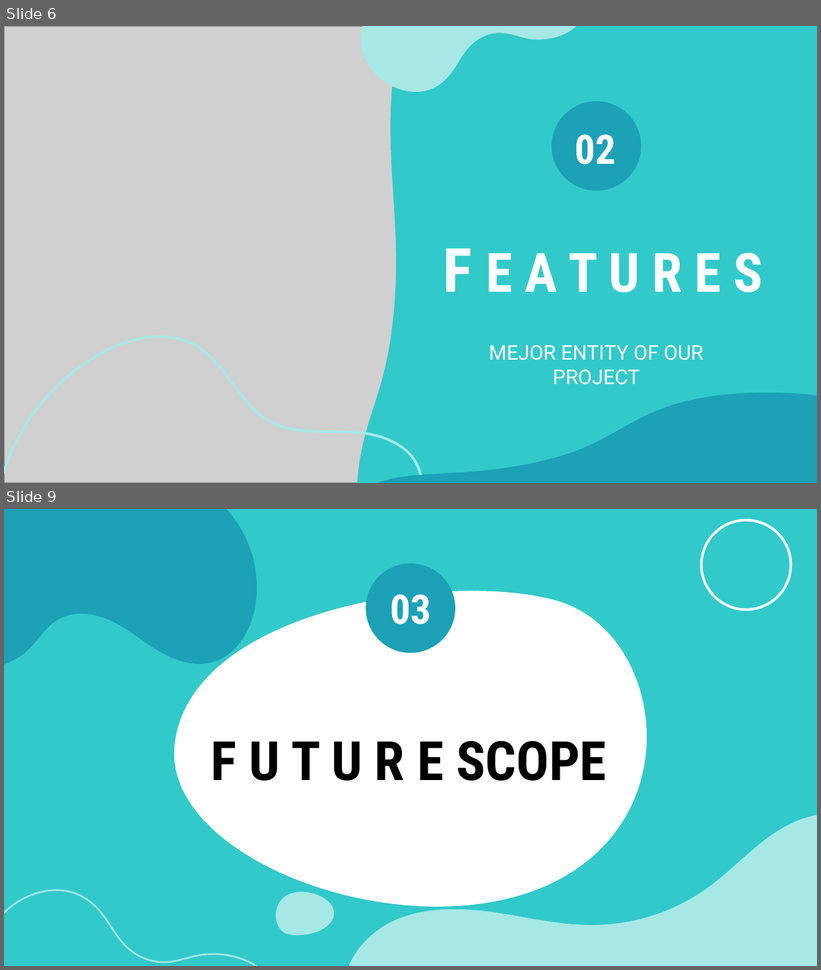
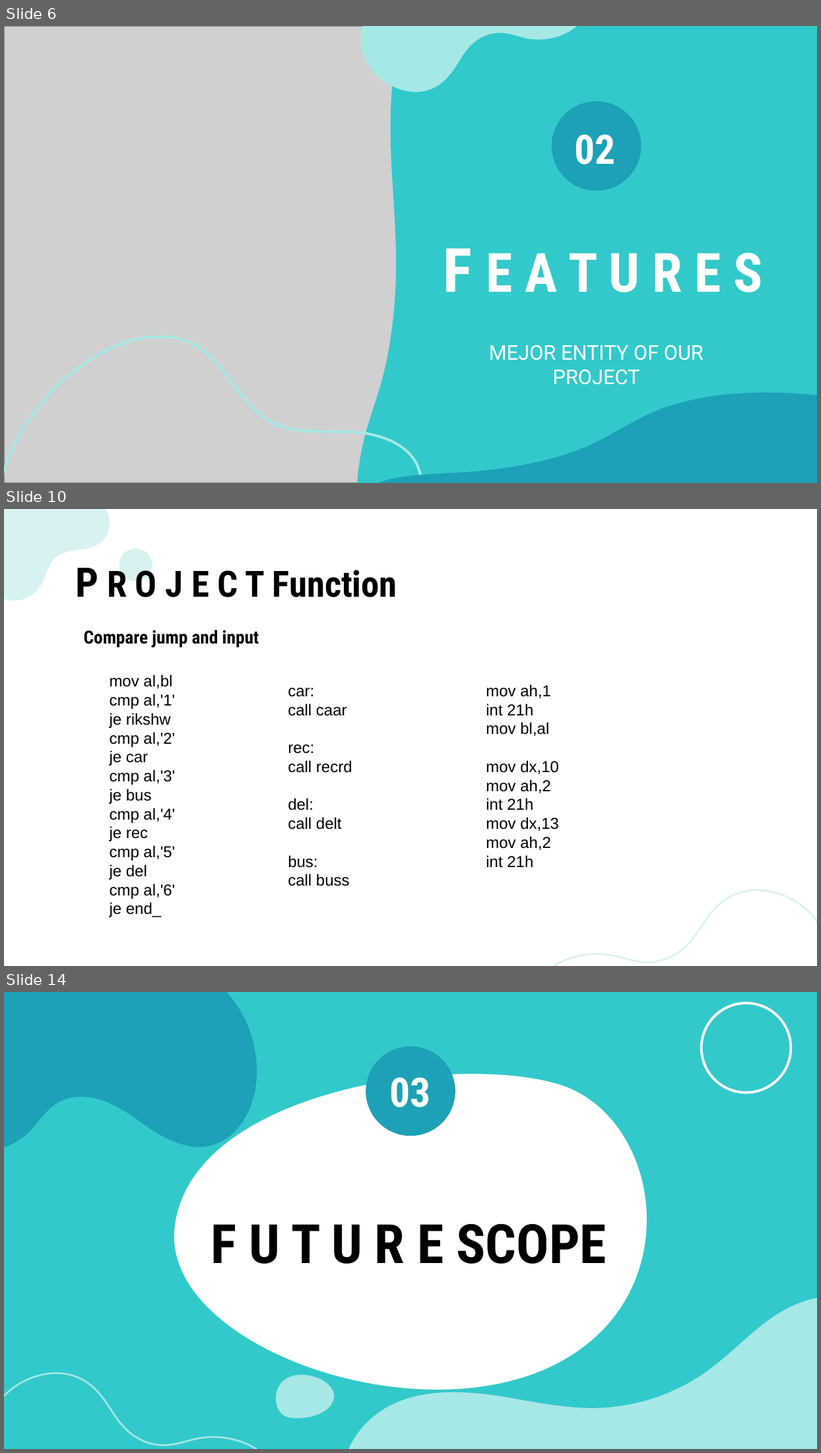
Before and after one commit to MRHJuwel/assembly-language-with-emu86, a slide deck: Project/Car PARKING SYSTEM.pptx. Shown one above the other, each under a label of ours: slides 6 and 9 before the commit, slides 6, 10 and 14 after it; the slides between them are not shown. The pictures are 821x970 and 821x1453 pixels, drawn with LibreOffice and Linux fonts; fonts in the diff are those of the drawing; grey boxes stand for pictures. Boxes give left, top, right and bottom in pixels: in the first picture for what was removed or moved away, otherwise in the second. Text is boxed around its words. In the diff, an @@ line names an element or a change of style, - is before the commit and + after.

```diff
--- a/Project/Car PARKING SYSTEM.pptx
+++ b/Project/Car PARKING SYSTEM.pptx
@@ slide 10 added at (4,509,817,966), background #FFFFFF @@
@@ freeform shape added at (4,509,110,601), fill #D7F2F0 @@
@@ title added at (75,568,397,597), 32 pt, text #000000, bold @@
+P R O J E C T Function
@@ ellipse added at (120,549,152,582), fill #D7F2F0 @@
@@ subtitle added at (84,630,259,648), 16 pt, text #000000, bold @@
+Compare jump and input
@@ text added at (110,675,175,918), 14 pt, text #000000 @@
+mov al,bl
+cmp al,'1'
+je rikshw
+cmp al,'2'
+je car
+cmp al,'3'
+je bus
+cmp al,'4'
+je rec
+cmp al,'5'
+je del
+cmp al,'6'
+je end_
@@ text added at (486,685,559,868), 14 pt, text #000000 @@
+mov ah,1
+int 21h
+mov bl,al
+mov dx,10
+mov ah,2
+int 21h
+mov dx,13
+mov ah,2
+int 21h
@@ text added at (288,688,352,887), 14 pt, text #000000 @@
+car:
+call caar
+rec:
+call recrd
+del:
+call delt
+bus:
+call buss
@@ freeform shape added at (548,890,817,966), outline #D7F2F0 1.5 pt @@
@@ what was slide 9 is now slide 14 @@
```
Also in this commit, not shown: 2 slides changed, 5 other slides added, 1 other file.
